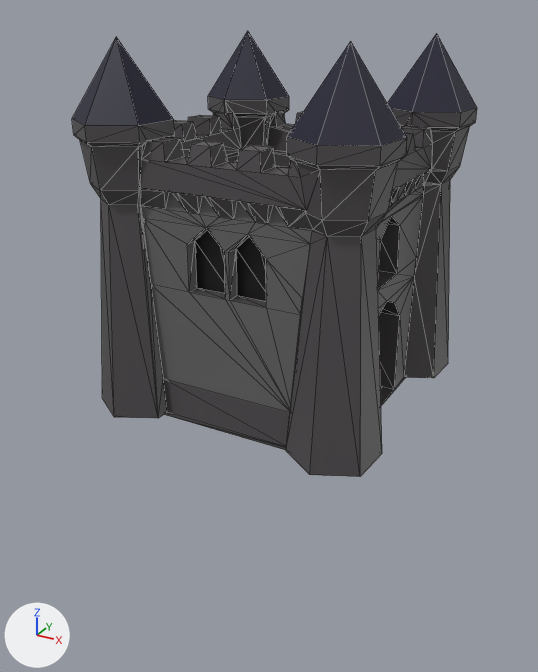
The glTF model assets/models/props/castle.glb, before and after one commit.
Both versions are drawn from a camera (50 mm lens) standing at (0.769, -1.474, 0.844) and looking at (-0.008, -0.061, 0.137). Lighting does not change. The marker at lower left points along +X, +Y and +Z. The picture after the commit comes second. Mesh edges are drawn as thin lines. Vertices at exactly the same position are counted once.

Script lines for the objects in view, before the commit:
```python
me_cube_009 = bpy.data.meshes.new('Cube.009')
me_cube_009.from_pydata(...)  # 734 vertices, 1540 faces; spans x -0.337..0.34, y -0.352..0.354, z -0.013..0.794
# faces by material slot: [467, 32, 1017, 24]
me_cube_009.materials.append(mat_material_001)  # dark grey #666666
me_cube_009.materials.append(mat_material_004)  # black #0d0d0d
me_cube_009.materials.append(mat_material)  # dark grey #514e50
me_cube_009.materials.append(mat_roof)  # dark blue #0d0b2c
ob_cube_001 = bpy.data.objects.new('Cube.001', me_cube_009)
ob_cube_001.location = (0.0, 0.0, 0.0)
```
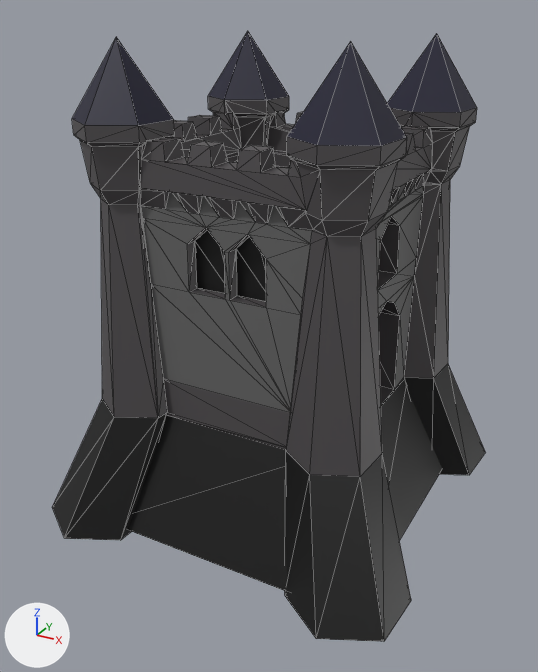
The change, as a list of edits to the scene's bpy script:
```text
Change me_cube_009:
    used by ob_cube_001; location = (0.0, 0.0, 0.0)
    remove me_cube_009.from_pydata(...)  # 734 vertices, 1540 faces; spans x -0.337..0.34, y -0.352..0.354, z -0.013..0.794
    add me_cube_009.from_pydata(...)  # 799 vertices, 1670 faces; spans x -0.445..0.446, y -0.464..0.464, z -0.296..0.794
    me_cube_009 part 1
    49 faces are deleted
    60 vertices are added at x -0.445..0.446, y -0.464..0.464, z -0.296..-0.274
    5 new vertices lie (0.0, 0.573, 0.0) away from vertices in x -0.312..0.364, y -0.294..-0.288, z -0.279..-0.274
    123 new faces join them, mat_material_001 (dark grey #666666)
    42 new faces join them, mat_material_004 (black #0d0d0d)
    14 new faces join them, mat_material (dark grey #514e50)
```

Boxes [x1, y1, x2, y2] around the edits, measured in the pictures (538 x 672 px):
'Cube.001', reshaped (7% wider, 37% taller)
    before: [72, 31, 477, 477]
    after: [52, 31, 485, 642]
part 1 of me_cube_009, built on
    after: [52, 364, 485, 642]
